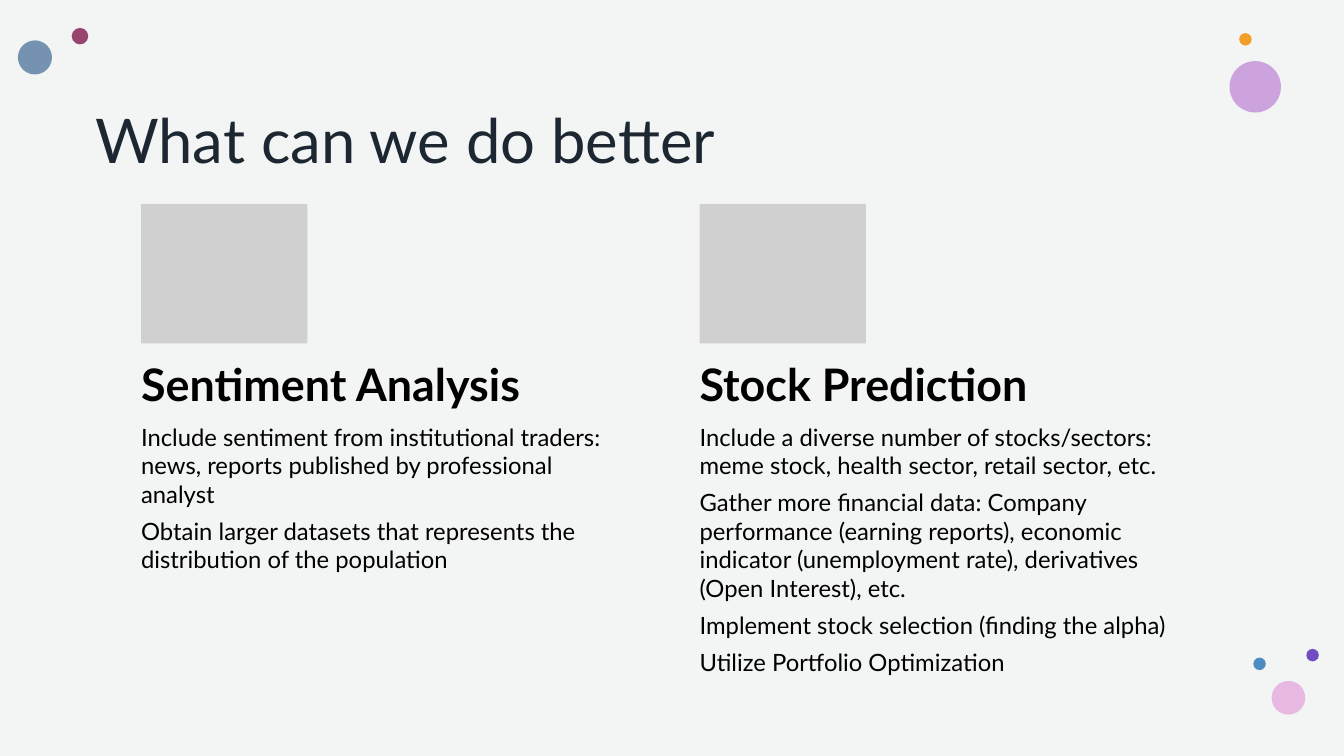
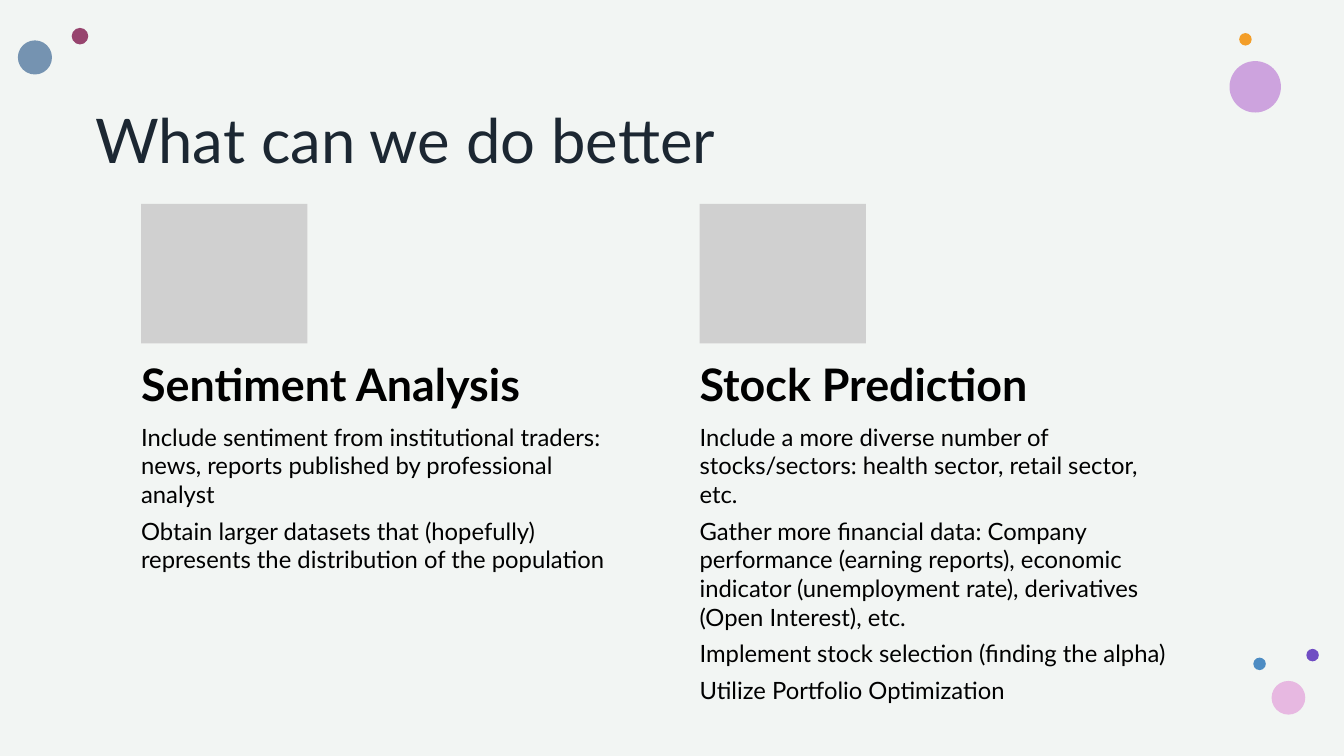
Before and after one commit to howie-zeng/Analyzing-Retail-Sentiment-and-Detecting-Trading-Signals, a slide deck: slide 11 of Presentation.pptx. Drawn at 1344x756 pixels with LibreOffice and Linux fonts; fonts in the diff are those of the drawing; grey boxes stand for pictures. Boxes give left, top, right and bottom in pixels: in the first picture for what was removed or moved away, otherwise in the second. Text is boxed around its words. In the diff, an @@ line names an element or a change of style, - is before the commit and + after.

```diff
--- a/Presentation.pptx
+++ b/Presentation.pptx
@@ text at <box>700,428,1137,503</box>: text changed @@
-Include a diverse number of stocks/sectors: meme stock, health sector, retail sector, etc.
+Include a more diverse number of stocks/sectors: health sector, retail sector, etc.
@@ text at <box>141,521,604,572</box>: text changed @@
-Obtain larger datasets that represents the distribution of the population
+Obtain larger datasets that (hopefully) represents the distribution of the population
```
Also in this commit, not shown: 4 other slides changed, 3 other files.
